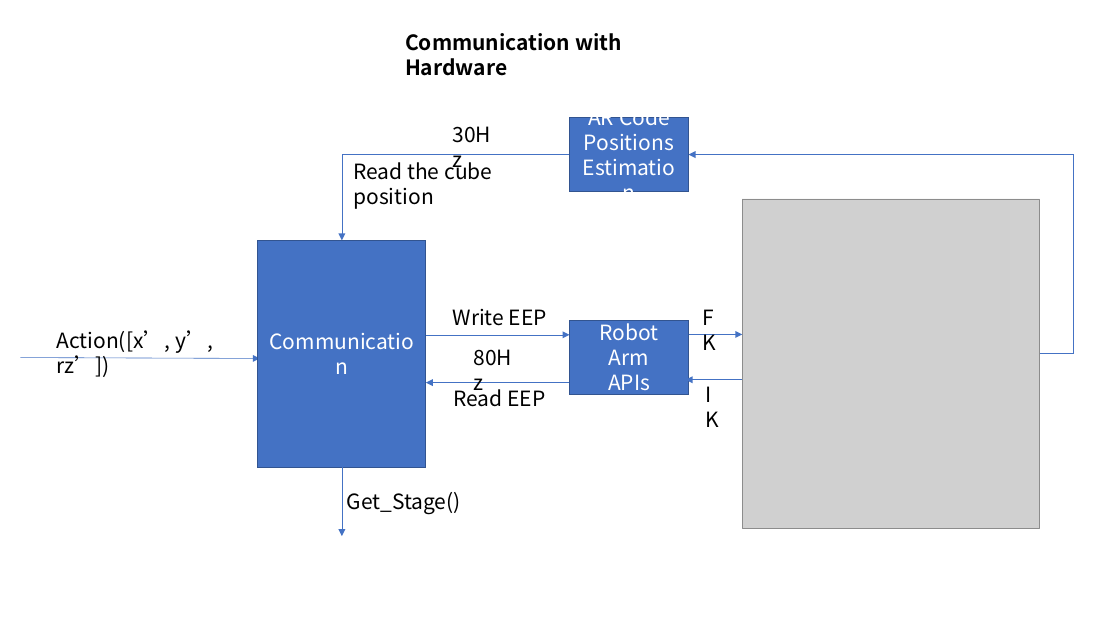
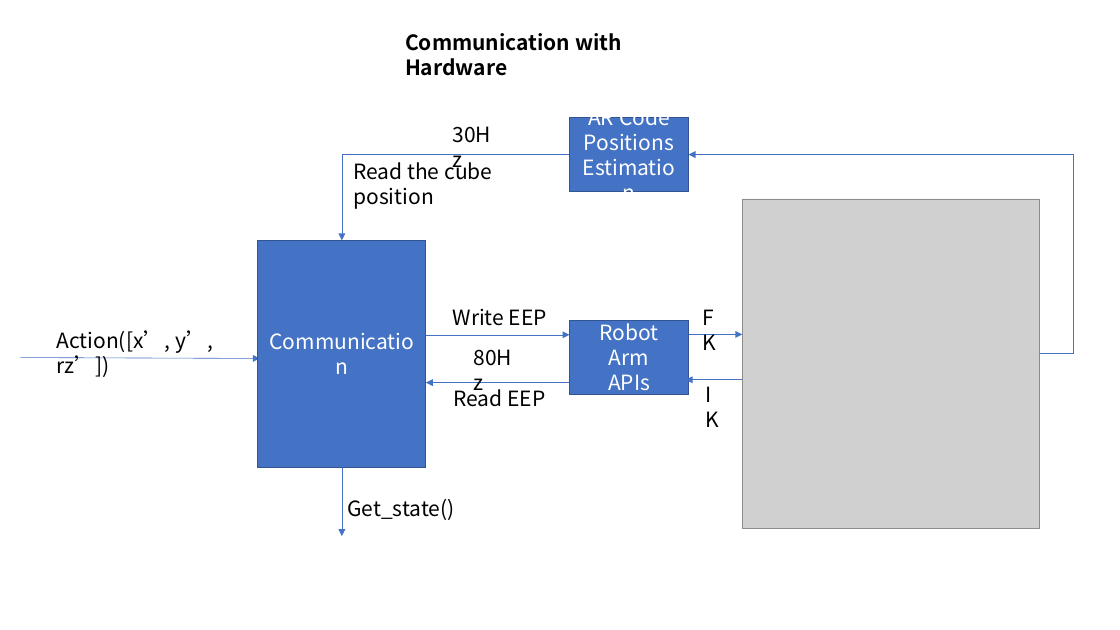
Before and after one commit to ttopeor/RLproject, a slide deck: slide 2 of reference/FinalPresentationPPT.pptx. Drawn at 1120x630 pixels with LibreOffice and Linux fonts; fonts in the diff are those of the drawing; grey boxes stand for pictures. Boxes give left, top, right and bottom in pixels: in the first picture for what was removed or moved away, otherwise in the second. Text is boxed around its words. In the diff, an @@ line names an element or a change of style, - is before the commit and + after.

```diff
--- a/reference/FinalPresentationPPT.pptx
+++ b/reference/FinalPresentationPPT.pptx
@@ text at <box>347,499,454,520</box>: text changed @@
-Get_Stage()
+Get_state()
```
Also in this commit, not shown: 1 other slide changed.
